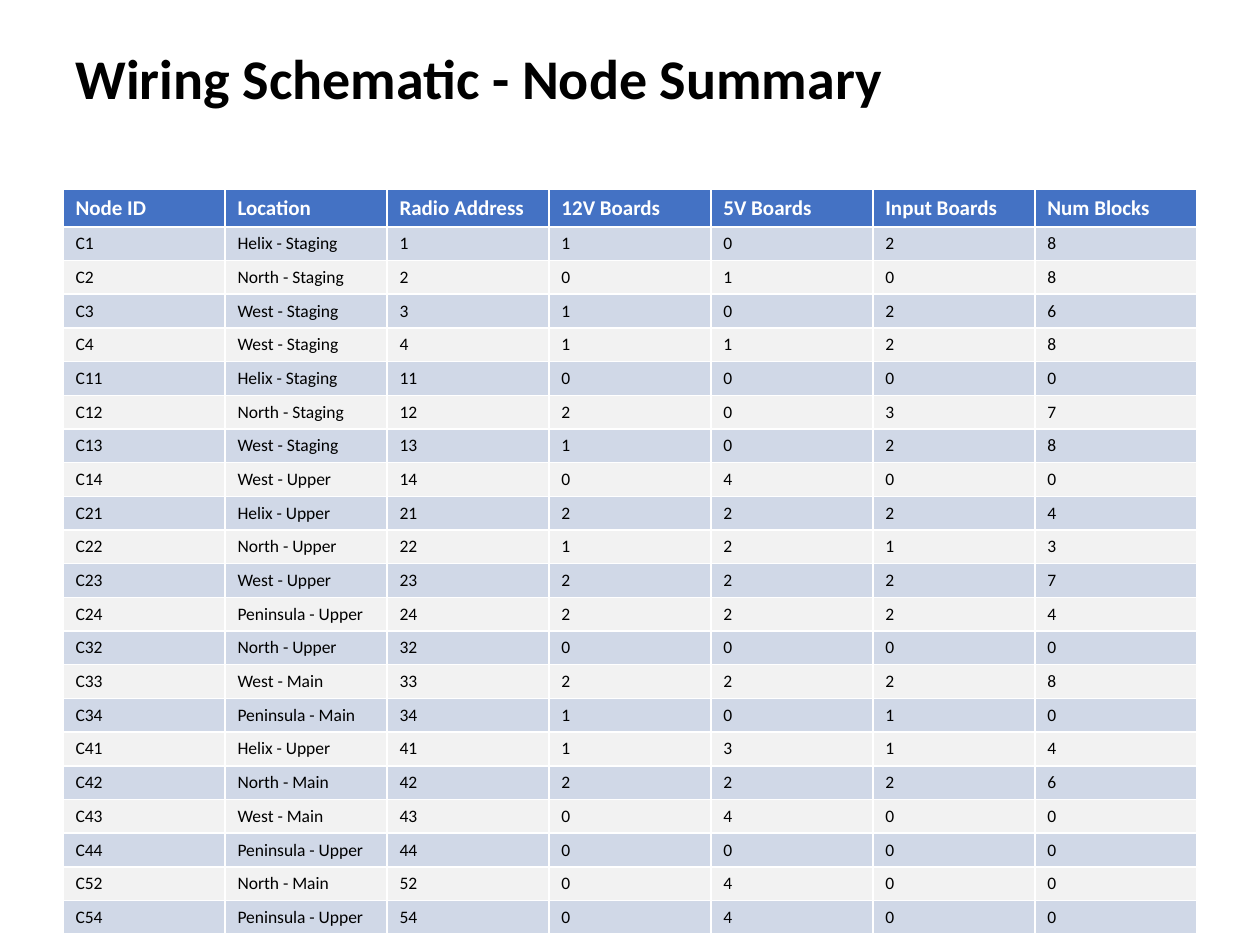
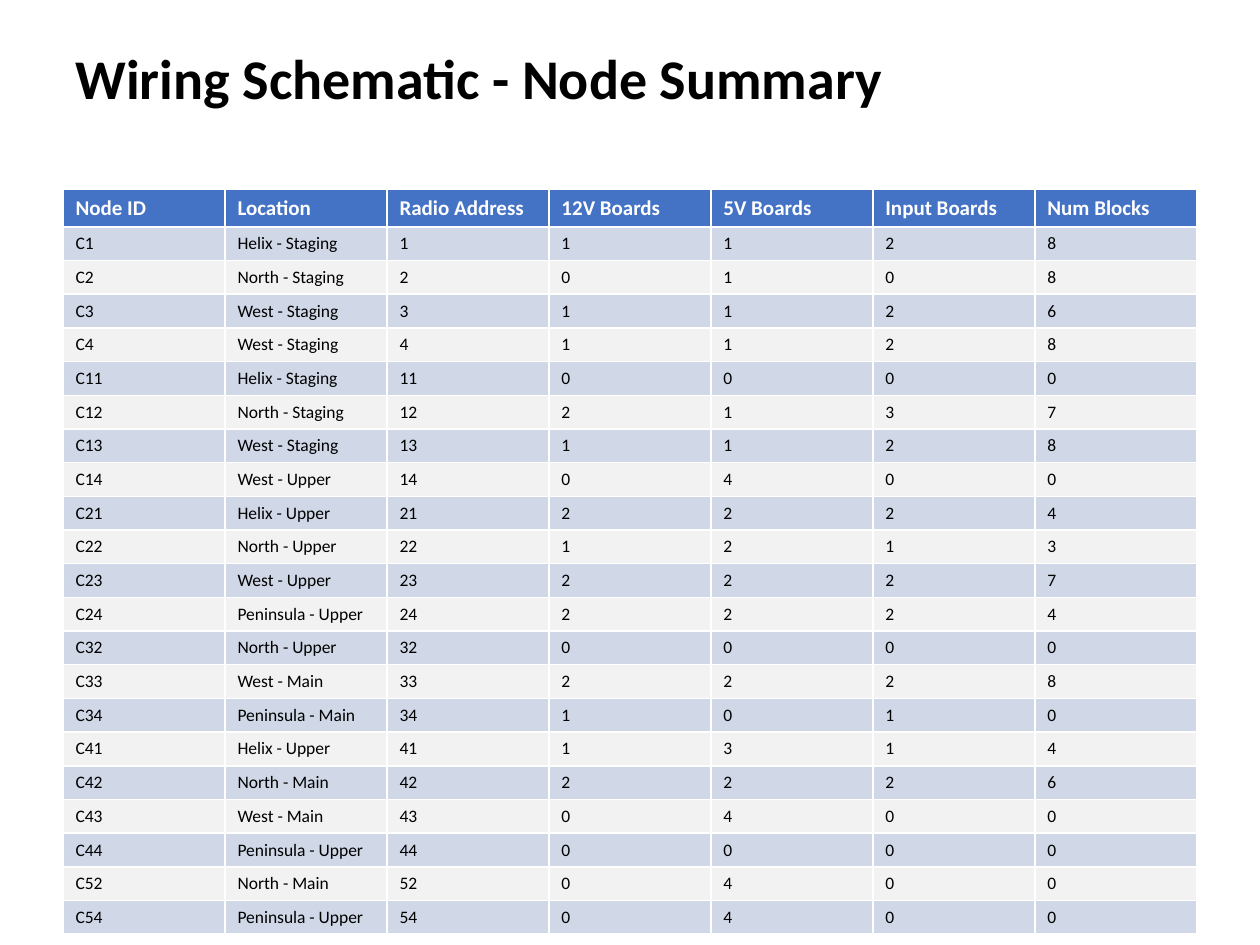
Before and after one commit to lnevo/hart, a slide deck: slide 1 of docs/wiring/Wiring_Schematic.pptx. Drawn at 1260x945 pixels with LibreOffice and Linux fonts; fonts in the diff are those of the drawing. Boxes give left, top, right and bottom in pixels: in the first picture for what was removed or moved away, otherwise in the second. Text is boxed around its words. In the diff, an @@ line names an element or a change of style, - is before the commit and + after.

```diff
--- a/docs/wiring/Wiring_Schematic.pptx
+++ b/docs/wiring/Wiring_Schematic.pptx
@@ table at [63, 189, 1201, 930] @@
-row 2, column 5: 0
+row 2, column 5: 1
-row 4, column 5: 0
+row 4, column 5: 1
-row 7, column 5: 0
+row 7, column 5: 1
-row 8, column 5: 0
+row 8, column 5: 1
```
Also in this commit, not shown: 13 other slides changed, 11 other files.
